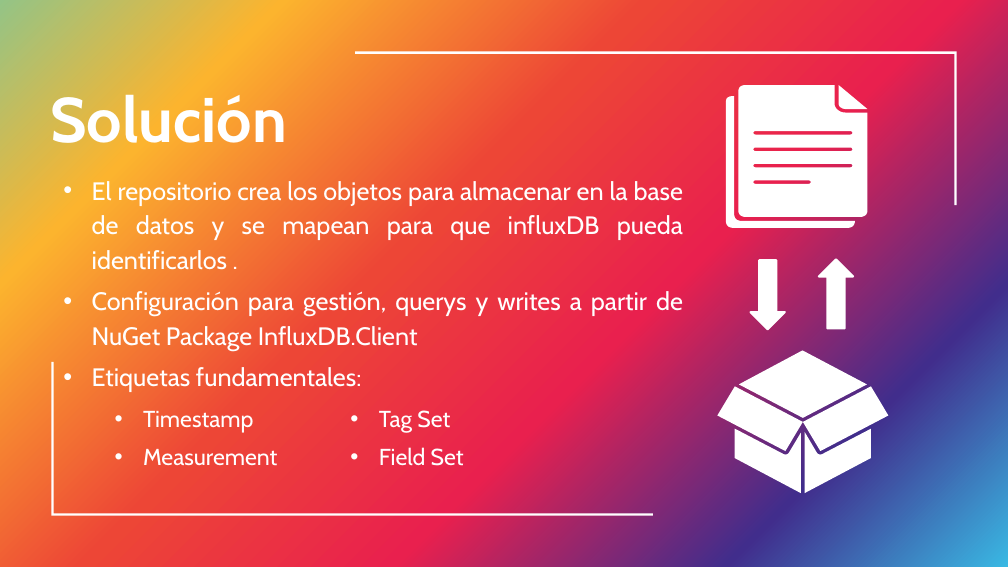
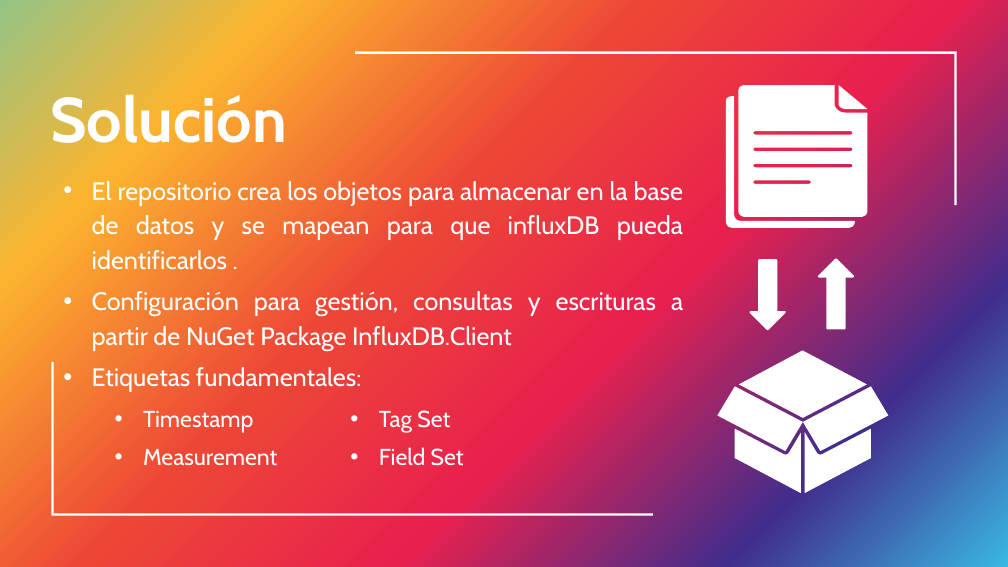
Before and after one commit to MajorasBoi/Melchor-Perez, a slide deck: slide 4 of InfluxDB-Repository/Corte Programación Avanzada.pptx. Drawn at 1008x567 pixels with LibreOffice and Linux fonts; fonts in the diff are those of the drawing. Boxes give left, top, right and bottom in pixels: in the first picture for what was removed or moved away, otherwise in the second. Text is boxed around its words. In the diff, an @@ line names an element or a change of style, - is before the commit and + after.

```diff
--- a/InfluxDB-Repository/Corte Programación Avanzada.pptx
+++ b/InfluxDB-Repository/Corte Programación Avanzada.pptx
@@ subtitle at [92, 291, 683, 351]: text changed @@
-• Configuración para gestión, querys y writes a partir de NuGet Package InfluxDB.Client
+• Configuración para gestión, consultas y escrituras a partir de NuGet Package InfluxDB.Client
```
Also in this commit, not shown: 1 other slide changed, 4 slides added, 2 slides removed, 4 other files.
